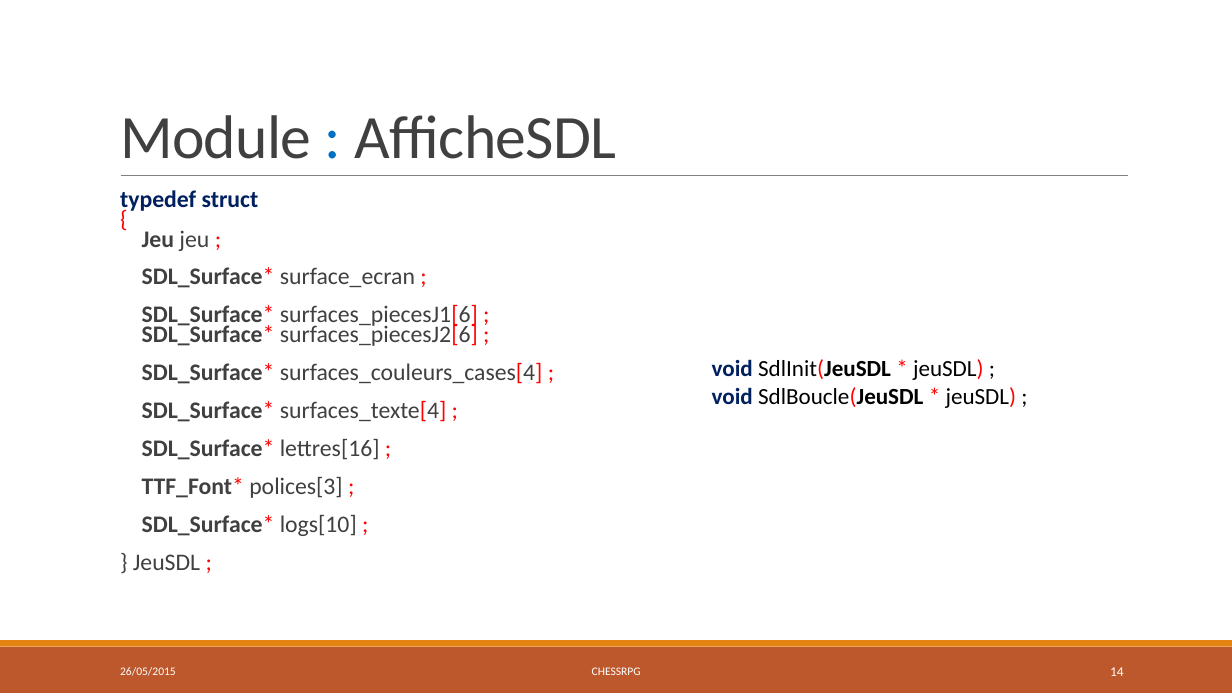
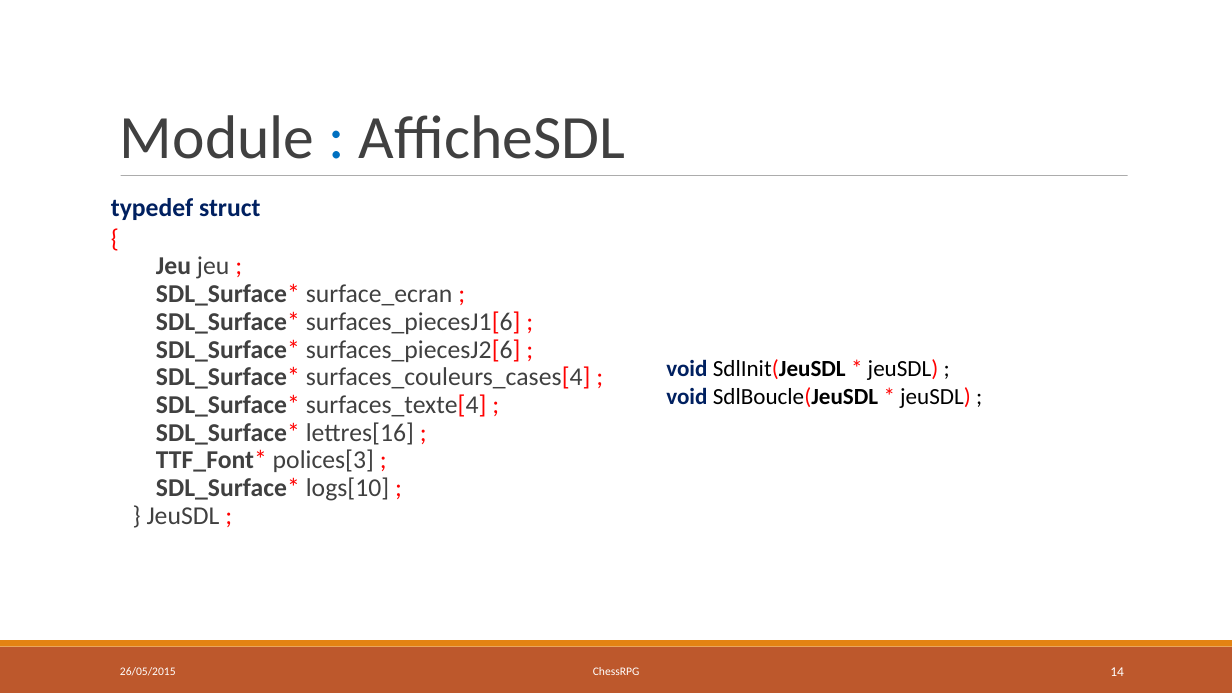
Before and after one commit to chessRPG/master, a slide deck: slide 14 of ChessRPG-présentation.pptx. Drawn at 1232x693 pixels with LibreOffice and Linux fonts; fonts in the diff are those of the drawing. Boxes give left, top, right and bottom in pixels: in the first picture for what was removed or moved away, otherwise in the second. Text is boxed around its words. In the diff, an @@ line names an element or a change of style, - is before the commit and + after.

```diff
--- a/ChessRPG-présentation.pptx
+++ b/ChessRPG-présentation.pptx
@@ text "Module : AfficheSDL" at (120, 115, 625, 159): letter spacing -0.5 to 0 pt; line spacing 0.85 to 1 @@
@@ line (121, 176) - (1128, 176): stroke #808080 0.5 pt to #808080 0.51 pt @@
@@ text "typedef struct { Jeu jeu ..." at (111, 198, 591, 524): size 18.5 to 20 pt; indent changed; line spacing 0.7 to 0.9; less space between paragraphs @@
@@ text "void SdlInit(JeuSDL * jeuSDL) ;": place and size @@
-text "void SdlInit(JeuSDL * jeuSDL) ;" at (712, 359, 1017, 408)
+text "void SdlInit(JeuSDL * jeuSDL) ;" at (666, 359, 971, 408)
@@ text at (593, 667, 640, 675): text changed @@
-CHESSRPG
+ChessRPG
```
Also in this commit, not shown: 14 other slides changed, 2 other files.
